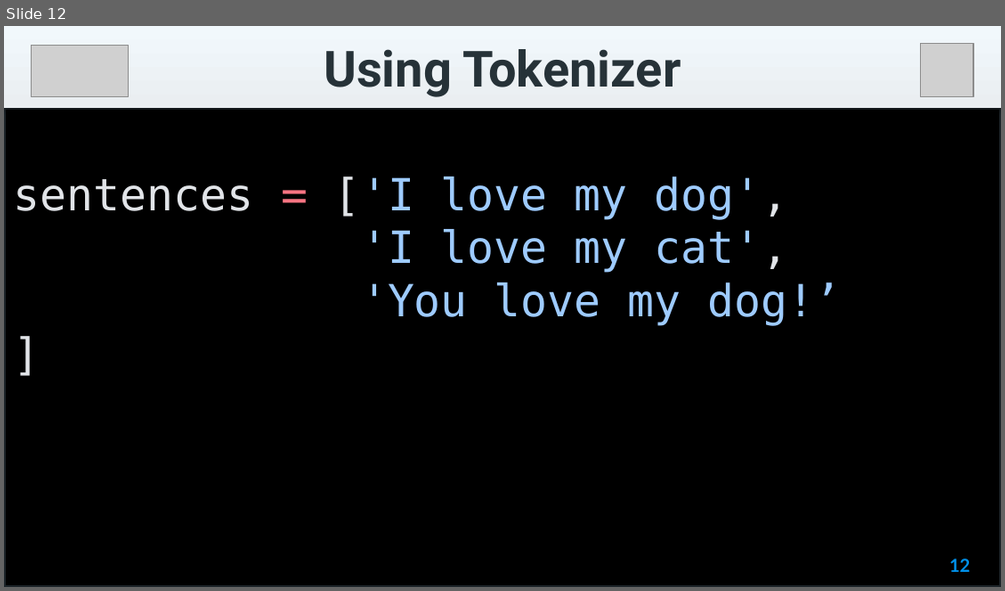
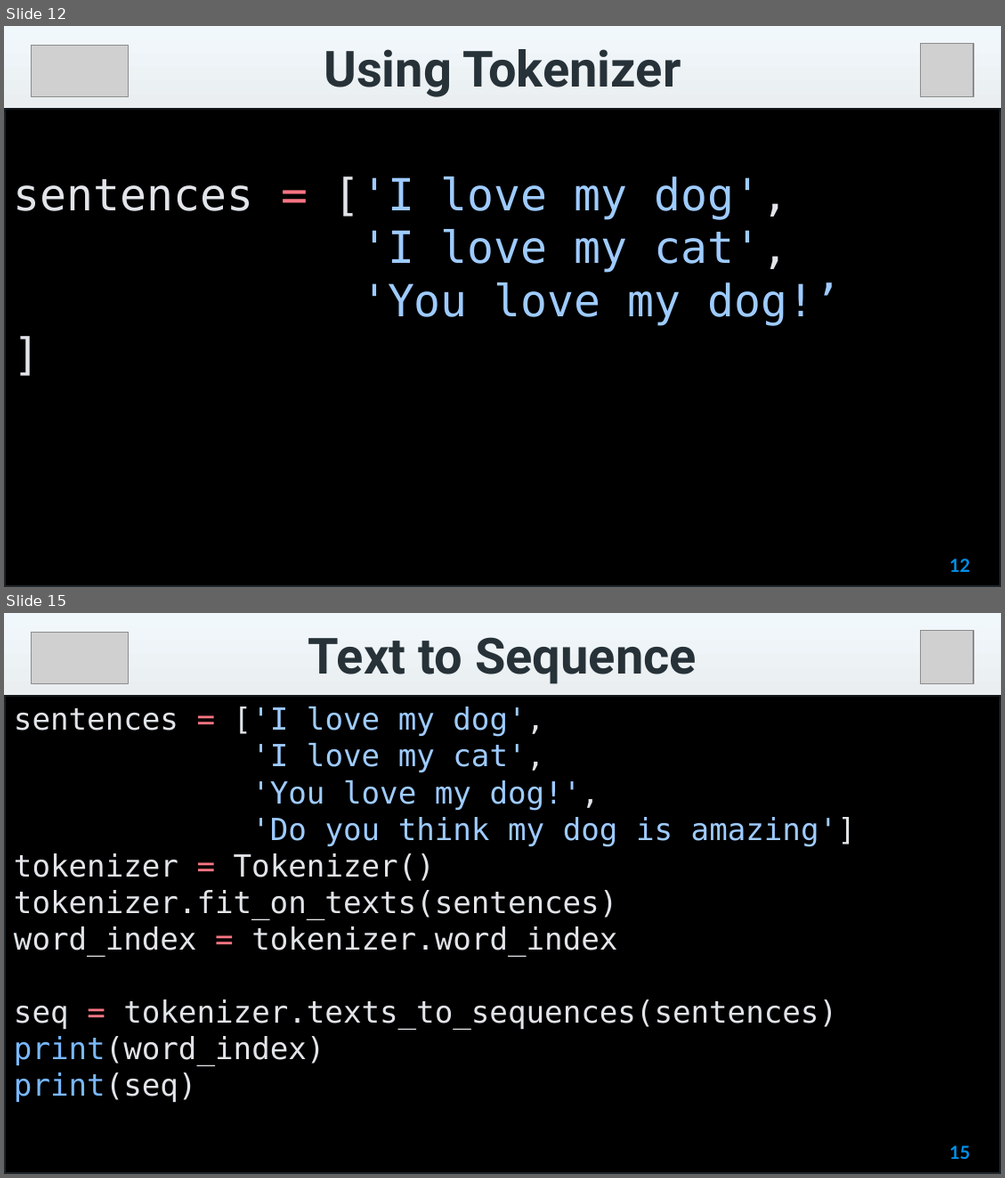
Before and after one commit to VinhDevNguyen/Tensorflow_Seminar, a slide deck: 3_NLP_In_TF/Week_1/Slide/Sentiment_In_Text.pptx. Shown one above the other, each under a label of ours: slide 12 before the commit, slides 12 and 15 after it; the slides between them are not shown. The pictures are 1005x591 and 1005x1178 pixels, drawn with LibreOffice and Linux fonts; fonts in the diff are those of the drawing; grey boxes stand for pictures; background and template pictures are left out. Boxes give left, top, right and bottom in pixels: in the first picture for what was removed or moved away, otherwise in the second. Text is boxed around its words. In the diff, an @@ line names an element or a change of style, - is before the commit and + after.

```diff
--- a/3_NLP_In_TF/Week_1/Slide/Sentiment_In_Text.pptx
+++ b/3_NLP_In_TF/Week_1/Slide/Sentiment_In_Text.pptx
@@ slide 15 added at (4, 613, 1001, 1174), background picture (left out) @@
@@ rectangle added at (4, 613, 1001, 695), fill gradient #EBEFF2 to #F3F8FB, 36 pt, text #263238, bold @@
+Text to Sequence
@@ picture added at (32, 632, 129, 684) @@
@@ picture added at (920, 631, 973, 684) @@
@@ rectangle added at (4, 695, 1001, 1173), fill #000000, outline #1C2529 2 pt, 22 pt, text #E1E4E8 @@
+sentences = ['I love my dog',
+'I love my cat',
+'You love my dog!',
+'Do you think my dog is amazing']
+tokenizer = Tokenizer()
+tokenizer.fit_on_texts(sentences)
+word_index = tokenizer.word_index
+seq = tokenizer.texts_to_sequences(sentences)
+print(word_index)
+print(seq)
@@ page number added at (949, 1145, 970, 1159), 13 pt, text #0091EA, bold @@
+15
```
Also in this commit, not shown: 7 slides changed, 10 other slides added, 5 slides removed.
